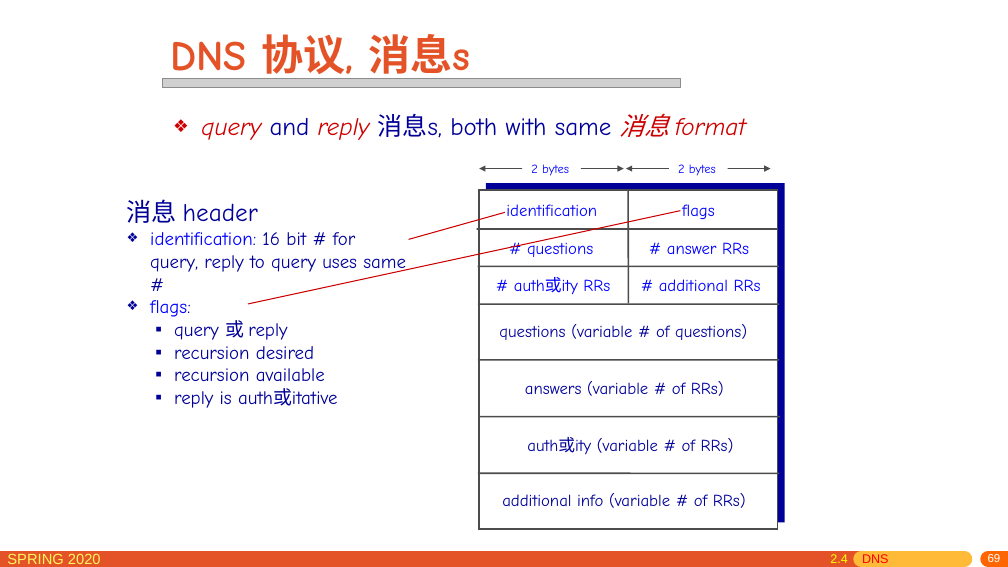
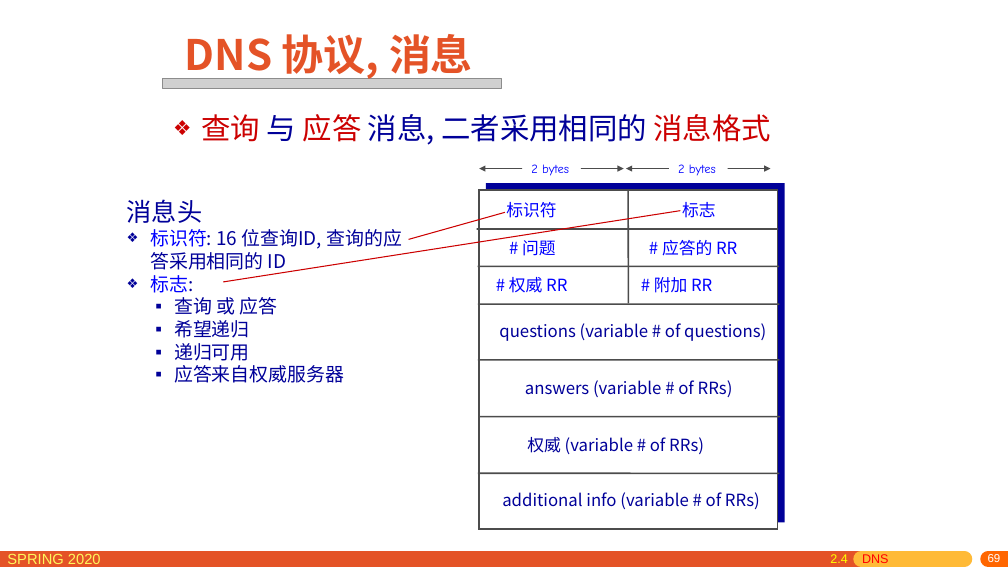
Before and after one commit to network-distributed/presentations, a slide deck: slide 69 of chapter2_cn.pptx. Drawn at 1008x567 pixels with LibreOffice and Linux fonts; fonts in the diff are those of the drawing; grey boxes stand for pictures. Boxes give left, top, right and bottom in pixels: in the first picture for what was removed or moved away, otherwise in the second. Text is boxed around its words. In the diff, an @@ line names an element or a change of style, - is before the commit and + after.

```diff
--- a/chapter2_cn.pptx
+++ b/chapter2_cn.pptx
@@ title at [185, 34, 473, 81]: text changed; font Comic Neue to Noto Sans CJK SC @@
-DNS 协议, 消息s
+DNS 协议, 消息
@@ picture: place and size @@
-picture at [163, 79, 681, 88]
+picture at [163, 79, 501, 88]
@@ text at [201, 114, 771, 145]: text changed; size 23.8 to 28 pt; font Comic Neue to Noto Sans CJK SC @@
-❖ query and reply 消息s, both with same 消息 format
+❖ 查询 与 应答 消息, 二者采用相同的 消息格式
@@ text at [127, 199, 402, 383]: text changed; font Comic Neue to Noto Sans CJK SC @@
-消息 header
-❖ identification: 16 bit # for query, reply to query uses same #
-❖ flags:
-  ▪ query 或 reply
-  ▪ recursion desired
-  ▪ recursion available
-  ▪ reply is auth或itative
+消息头
+❖ 标识符: 16 位查询ID, 查询的应答采用相同的 ID
+❖ 标志:
+  ▪ 查询 或 应答
+  ▪ 希望递归
+  ▪ 递归可用
+  ▪ 应答来自权威服务器
@@ text at [506, 202, 556, 218]: text changed; font Comic Neue to Noto Sans CJK SC @@
-identification
+标识符
@@ text at [682, 202, 716, 218]: text changed; font Comic Neue to Noto Sans CJK SC @@
-flags
+标志
@@ line moved from (248, 304) - (681, 211) to (223, 282) - (681, 211) @@
@@ text at [522, 240, 556, 256]: text changed; font Comic Neue to Noto Sans CJK SC @@
-# questions
+# 问题
@@ text at [662, 240, 737, 256]: text changed; font Comic Neue to Noto Sans CJK SC @@
-# answer RRs
+# 应答的 RR
@@ text at [509, 277, 567, 293]: text changed; font Comic Neue to Noto Sans CJK SC @@
-# auth或ity RRs
+# 权威 RR
@@ text at [654, 277, 712, 293]: text changed; font Comic Neue to Noto Sans CJK SC @@
-# additional RRs
+# 附加 RR
@@ font Comic Neue to Noto Sans CJK SC in 3 elements at [525, 380, 733, 397], [502, 492, 760, 509], [499, 323, 766, 341] @@
@@ text at [527, 437, 704, 454]: text changed; font Comic Neue to Noto Sans CJK SC @@
-auth或ity (variable # of RRs)
+权威 (variable # of RRs)
```
Also in this commit, not shown: 32 other slides changed, 4 slides added, 3 slides removed, 1 other file.
